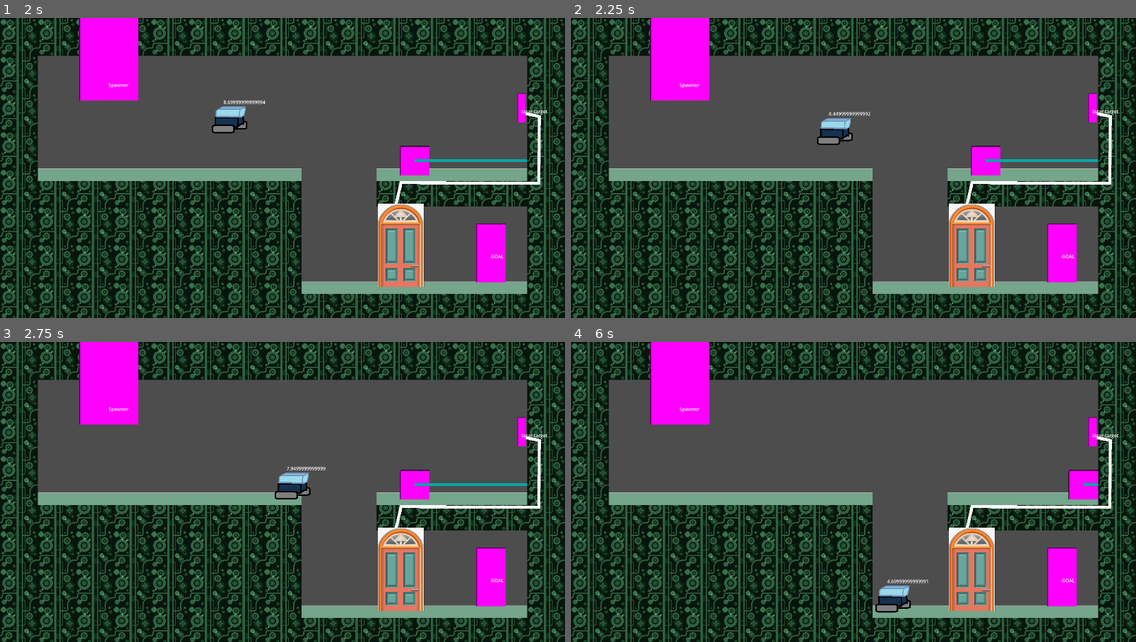
Above: before the commit, frames 1-4 (two rows, left to right).
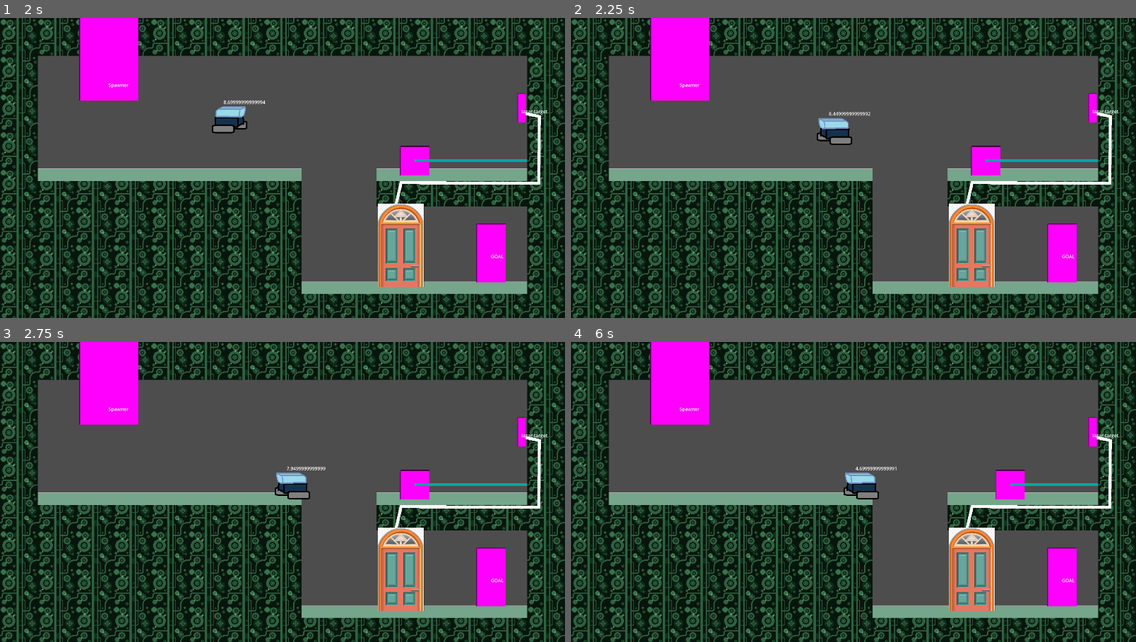
Above: after the commit, the same moments.

Repository: summer-game-jam/DAGDC_GameJam
Game: Godot game, scene res://Main_Game_Features/Map/levels/debugLevels/debugLevel4.tscn
Same seed, same stepped clock (60 frames per second), same inputs: the game is played once before the commit and once after it. This scene is started directly instead of the project's main scene.
Inputs (mouse positions are in pixels of both pictures, inside the frame that each line leads up to):
- Up to frame 1 (2 s): tap Enter at 0.5 s; move the mouse to (107, 90) at 0.52 s; hold D (right) from 0.53 s (still down); tap E (e, bound only after the commit) at 0.6, 1.55 s; click (107, 90) at 0.67 s; tap Space (jump) at 0.77, 1.52 s; move the mouse to (169, 183) at 1.27 s; click (169, 183) at 1.35 s
- Up to frame 2 (2.25 s): move the mouse to (910, 102) at 2.02 s; release D (right) at 2.03 s; hold A (left) from 2.03 s (still down); hold Right mouse button (right_click) from 2.03 s (still down)
- Up to frame 3 (2.75 s): keep holding A (left); keep holding Right mouse button (right_click); tap E (e, bound only after the commit) at 2.3 s
- Up to frame 4 (6 s): move the mouse to (825, 552) at 2.77 s; release A (left) at 2.78 s; release Right mouse button (right_click) at 2.78 s; hold D (right) 2.78-4.28 s; tap E (e, bound only after the commit) at 2.85, 3.6, 4.55, 5.3, 5.85 s; click (825, 552) at 2.92 s; tap Space (jump) at 3.02, 3.77, 4.52 s; move the mouse to (1023, 537) at 3.52 s; move the mouse to (684, 447) at 4.27 s; hold A (left) 4.28-5.03 s; click (684, 447) at 4.35 s; move the mouse to (881, 492) at 5.02 s; hold D (right) 5.03-5.78 s; hold Right mouse button (right_click) 5.03-5.78 s; click (881, 492) at 5.17 s; move the mouse to (768, 417) at 5.77 s; hold A (left) from 5.78 s (still down)

Frame 1 is identical in both runs. In frame 2, 0.2% of the frame differs, in the area x 43-50%, y 33-43%; in frame 3, 0.2%; in frame 4, 2.2%, in the area x 48-94%, y 41-91%.

Commit message:
pick up kinda works, need to adjust height for object pick up

Diff:
--- a/Main_Game_Features/entities/lazar_block/lazar.gd
+++ b/Main_Game_Features/entities/lazar_block/lazar.gd
@@ -5,11 +5,11 @@
 @export var direction: bool = true
 
 func _process(delta: float) -> void:
-	if $MoveableBody/RayCast2D.is_colliding():
-		$MoveableBody/Line2D.points[-1] = $MoveableBody/Line2D.to_local($MoveableBody/RayCast2D.get_collision_point())
-		var object_lazar_hit = $MoveableBody/RayCast2D.get_collider()
+	if $RayCast2D.is_colliding():
+		$Line2D.points[-1] = $Line2D.to_local($RayCast2D.get_collision_point())
+		var object_lazar_hit = $RayCast2D.get_collider()
 		#print(object_lazar_hit)
-		if object_lazar_hit.get_parent() is Lazar_Target:
+		if object_lazar_hit and object_lazar_hit.get_parent() is Lazar_Target:
 			object_lazar_hit.get_parent()
 
 func swap_direction(new_direction: bool) -> void:
--- a/Main_Game_Features/entities/lazar_block/lazar_block.tscn
+++ b/Main_Game_Features/entities/lazar_block/lazar_block.tscn
@@ -9,24 +9,24 @@
 [sub_resource type="RectangleShape2D" id="RectangleShape2D_08txn"]
 size = Vector2(98, 99)
 
-[node name="lazar" type="Node2D"]
-script = ExtResource("1_thw06")
-
-[node name="MoveableBody" type="CharacterBody2D" parent="."]
+[node name="MoveableBody" type="CharacterBody2D"]
 script = ExtResource("2_7w04q")
 metadata/_custom_type_script = "uid://dsc3twtput0vc"
 
-[node name="Sprite2D" type="Sprite2D" parent="MoveableBody"]
+[node name="lazar" type="Node2D" parent="."]
+script = ExtResource("1_thw06")
+
+[node name="Sprite2D" type="Sprite2D" parent="lazar"]
 texture = SubResource("PlaceholderTexture2D_7w04q")
 
-[node name="RayCast2D" type="RayCast2D" parent="MoveableBody"]
+[node name="RayCast2D" type="RayCast2D" parent="lazar"]
 target_position = Vector2(5000, 1)
 collide_with_areas = true
 
-[node name="Line2D" type="Line2D" parent="MoveableBody"]
+[node name="Line2D" type="Line2D" parent="lazar"]
 points = PackedVector2Array(0, 0, 0, 0, 0, 0, 0, 0, 0, 0)
 default_color = Color(0, 0.65129, 0.653022, 1)
 
-[node name="CollisionShape2D" type="CollisionShape2D" parent="MoveableBody"]
+[node name="CollisionShape2D" type="CollisionShape2D" parent="."]
 position = Vector2(2, 0.5)
 shape = SubResource("RectangleShape2D_08txn")
--- a/Main_Game_Features/moveable_body/moveable_body.gd
+++ b/Main_Game_Features/moveable_body/moveable_body.gd
@@ -1,13 +1,16 @@
 extends CharacterBody2D
 class_name MoveableBody
 
-var push_speed: float = 5000 #accerlatoin
+var push_speed: float = 10000 #accerlatoin
 #var max_push_speed: float = 500 #speed limit
 var gravity: float = 1300 # going down is the positive y direction
 
-var push_cooldown = false #can't be pushed twice per frame
+var push_cooldown:bool = false #can't be pushed twice per frame
+var disabled: bool = false
 
 func _physics_process(delta: float) -> void:
+	if disabled:
+		return
 	push_cooldown = false
 	if !is_on_floor():
 		velocity.y += gravity * delta
@@ -21,18 +24,19 @@
 	for i in get_slide_collision_count():
 		var collision = get_slide_collision(i)
 		var collision_body = collision.get_collider()
-		if collision_body is CharacterBody2D:
+		if collision_body is MoveableBody or (collision_body is Playable_Robot and collision_body.dead):
 			var normal = collision.get_normal()
 			if abs(normal.x) > 0.5:
 				#collision_body.global_position += -normal * push_speed * delta
 				collision_body.push_block(-normal.x * push_speed * delta)
 				was_char_collision = true
 	if !was_char_collision:
-		if !(self is Playable_Robot and self.dead):
+		if (self is Playable_Robot and !self.dead):
 			return
 		velocity.x *= 0.9
 
 func push_block(push_force: float) -> void:
+	print(push_force)
 	#stops weird back and forth feedback loop (one directional push)
 	if !push_cooldown:
 		velocity.x += push_force
--- a/Main_Game_Features/playable_robot/pick_up_ability.gd
+++ b/Main_Game_Features/playable_robot/pick_up_ability.gd
@@ -1,4 +1,45 @@
 extends Node2D
 class_name PickUpAbility
 
-var disabled: bool = false
+@export var pickup_location:Vector2 = Vector2(-0, -100)
+
+var closest_object: MoveableBody
+var picked_up_object: MoveableBody
+
+func _process(delta: float) -> void:
+	check_for_input()
+	if picked_up_object:
+		update_object()
+
+func check_for_objects():
+	var temp_object = $RayCast2D.get_collider()
+	print(temp_object)
+	if temp_object is MoveableBody:
+		closest_object = temp_object
+	else:
+		closest_object = null
+
+func check_for_input():
+	if Input.is_action_just_pressed("e") and !get_parent().dead:
+		check_for_objects()
+		pick_up()
+
+func pick_up():
+	if closest_object and !picked_up_object:
+		picked_up_object = closest_object
+		picked_up_object.disabled = true
+
+func drop():
+	if picked_up_object:
+		picked_up_object.disabled = false
+		picked_up_object = null
+
+func update_object():
+	if picked_up_object:
+		picked_up_object.position = global_position + pickup_location
+
+func rotate_cast(new_direction: bool):
+	if new_direction:
+		$RayCast2D.target_position.x = -100
+	else:
+		$RayCast2D.target_position.x = 100
--- a/Main_Game_Features/playable_robot/playable_robot.gd
+++ b/Main_Game_Features/playable_robot/playable_robot.gd
@@ -16,8 +16,9 @@
 
 func _physics_process(delta: float) -> void:
 	update_battery()
-	if !dead:
-		move_player(delta)
+	if disabled:
+		return
+	move_player(delta)
 	move_and_slide()
 	if abs(velocity.y) < 100: # shouldn't push if in air
 		handle_push_collisions(delta)
@@ -25,6 +26,7 @@
 func _on_timer_timeout() -> void:
 	if !dead:
 		dead = true
+		$pick_up_ability.drop()
 		emit_signal("bot_out_of_power")
 
 func _on_node_button_held_limit_reached() -> void:
@@ -42,8 +44,10 @@
 
 	if !dead:
 		if Input.is_action_pressed("left"):
+			face_direction(true)
 			horizonal_move_unit_vector -= 1
 		elif Input.is_action_pressed("right"):
+			face_direction(false)
 			horizonal_move_unit_vector += 1
 		if Input.is_action_just_pressed("jump"):
 			jump = true
@@ -65,3 +69,10 @@
 		velocity.y += gravity * delta
 		velocity.x += delta * horizonal_move_unit_vector * horizonal_move_speed * air_speed_reduction
 		velocity.x = clamp(velocity.x, -max_horizonal_move_speed, max_horizonal_move_speed)
+
+# true = face left
+# right = face right
+func face_direction(new_direction: bool):
+	$Sprite2D.flip_h = new_direction
+	$AnimatedSprite2D.flip_h = new_direction
+	$pick_up_ability.rotate_cast(new_direction)
--- a/Main_Game_Features/playable_robot/playable_robot.tscn
+++ b/Main_Game_Features/playable_robot/playable_robot.tscn
@@ -8,9 +8,6 @@
 
 [sub_resource type="RectangleShape2D" id="RectangleShape2D_lqg5j"]
 size = Vector2(99, 124)
-
-[sub_resource type="RectangleShape2D" id="RectangleShape2D_jw5dh"]
-size = Vector2(337, 125)
 
 [node name="playable_robot" type="CharacterBody2D"]
 script = ExtResource("1_lqg5j")
@@ -41,13 +38,10 @@
 
 [node name="pick_up_ability" type="Node2D" parent="."]
 script = ExtResource("5_jw5dh")
+pickup_location = Vector2(0, -114.46)
 
-[node name="pick_up_hitbox" type="Area2D" parent="."]
-visible = false
-
-[node name="CollisionShape2D" type="CollisionShape2D" parent="pick_up_hitbox"]
-position = Vector2(-2.5, -4.5)
-shape = SubResource("RectangleShape2D_jw5dh")
+[node name="RayCast2D" type="RayCast2D" parent="pick_up_ability"]
+target_position = Vector2(100, 0)
 
 [connection signal="timeout" from="Timer" to="." method="_on_timer_timeout"]
 [connection signal="button_held_limit_reached" from="Node" to="." method="_on_node_button_held_limit_reached"]
--- a/project.godot
+++ b/project.godot
@@ -71,6 +71,11 @@
 "events": [Object(InputEventMouseButton,"resource_local_to_scene":false,"resource_name":"","device":-1,"window_id":0,"a …(258 unchanged characters)…
 ]
 }
+e={
+"deadzone": 0.2,
+"events": [Object(InputEventKey,"resource_local_to_scene":false,"resource_name":"","device":-1,"window_id":0,"alt_pressed":false,"shift_pressed":false,"ctrl_pressed":false,"meta_pressed":false,"pressed":false,"keycode":0,"physical_keycode":69,"key_label":0,"unicode":101,"location":0,"echo":false,"script":null)
+]
+}
 
 [rendering]
 
Not shown: 1 places in Main_Game_Features/playable_robot/playable_robot.tscn that only renumber resources
